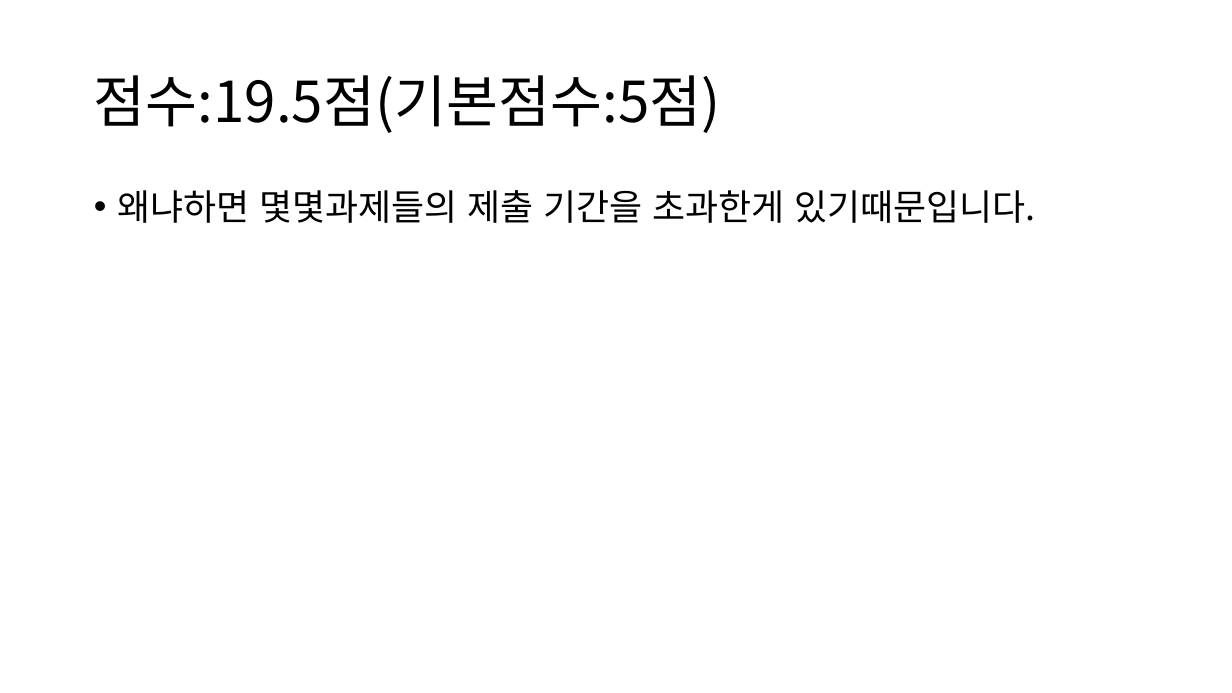
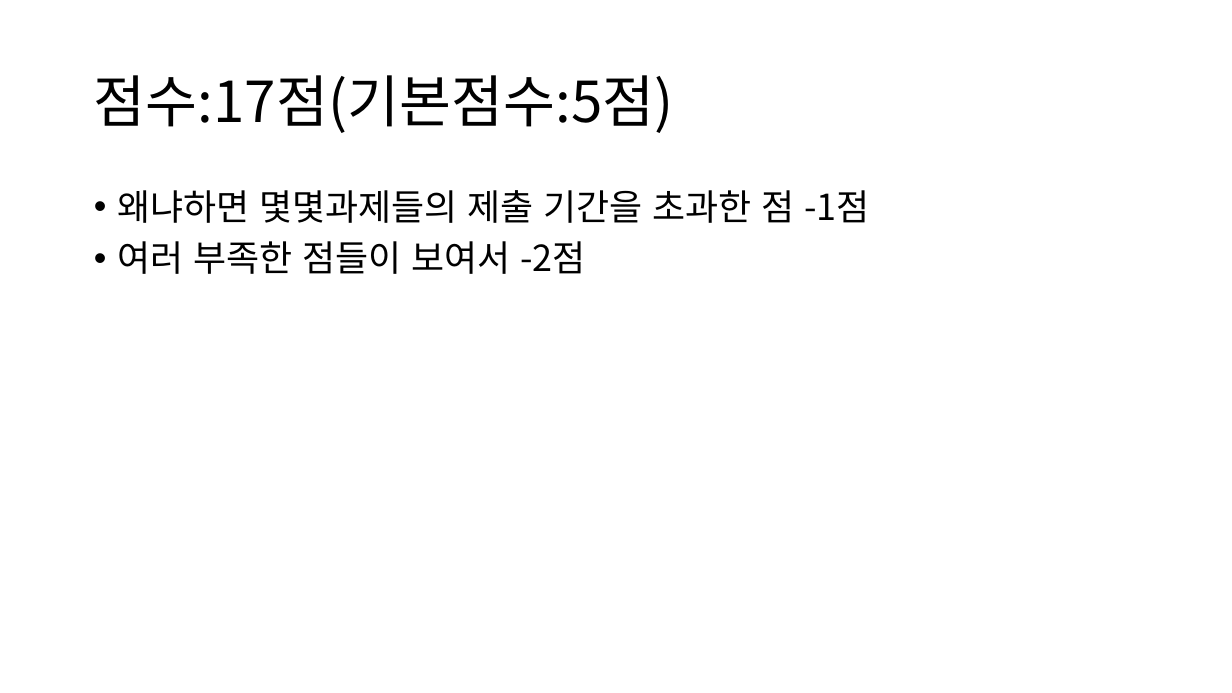
Before and after one commit to heoheoyun/java, a slide deck: slide 13 of ReportF/202241408 허윤 java.pptx. Drawn at 1232x693 pixels with LibreOffice and Linux fonts; fonts in the diff are those of the drawing. Boxes give left, top, right and bottom in pixels: in the first picture for what was removed or moved away, otherwise in the second. Text is boxed around its words. In the diff, an @@ line names an element or a change of style, - is before the commit and + after.

```diff
--- a/ReportF/202241408 허윤 java.pptx
+++ b/ReportF/202241408 허윤 java.pptx
@@ title at [94,75,674,133]: text changed @@
-점수:19.5점(기본점수:5점)
+점수:17점(기본점수:5점)
@@ text at [117,190,870,274]: text changed @@
-• 왜냐하면 몇몇과제들의 제출 기간을 초과한게 있기때문입니다.
+• 왜냐하면 몇몇과제들의 제출 기간을 초과한 점 -1점
+• 여러 부족한 점들이 보여서 -2점
```
Also in this commit, not shown: 4 slides added, 4 slides removed.
